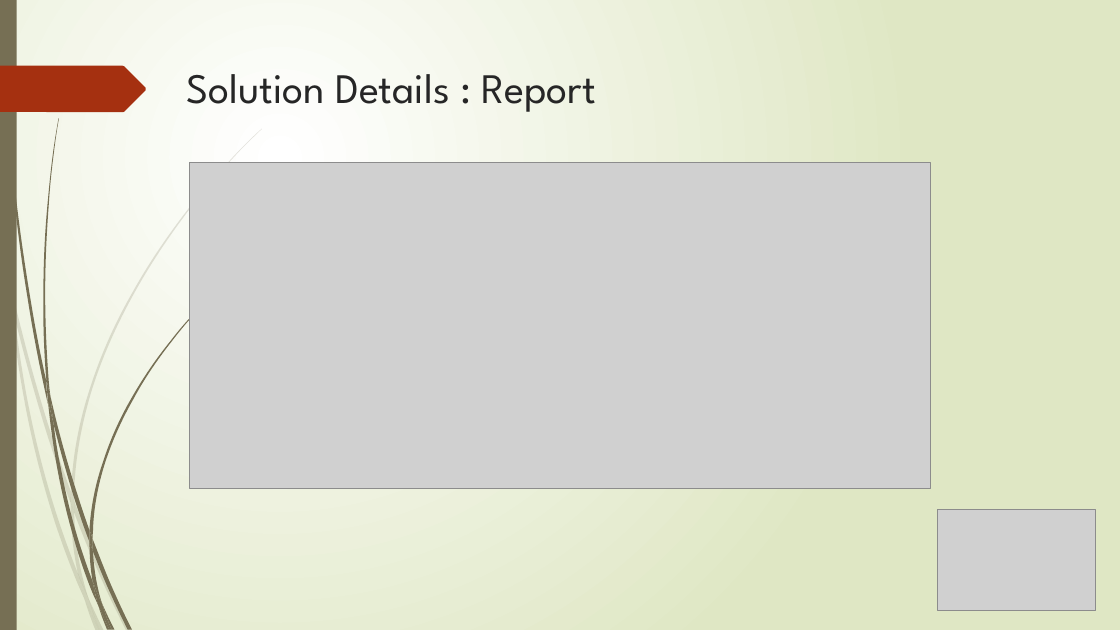
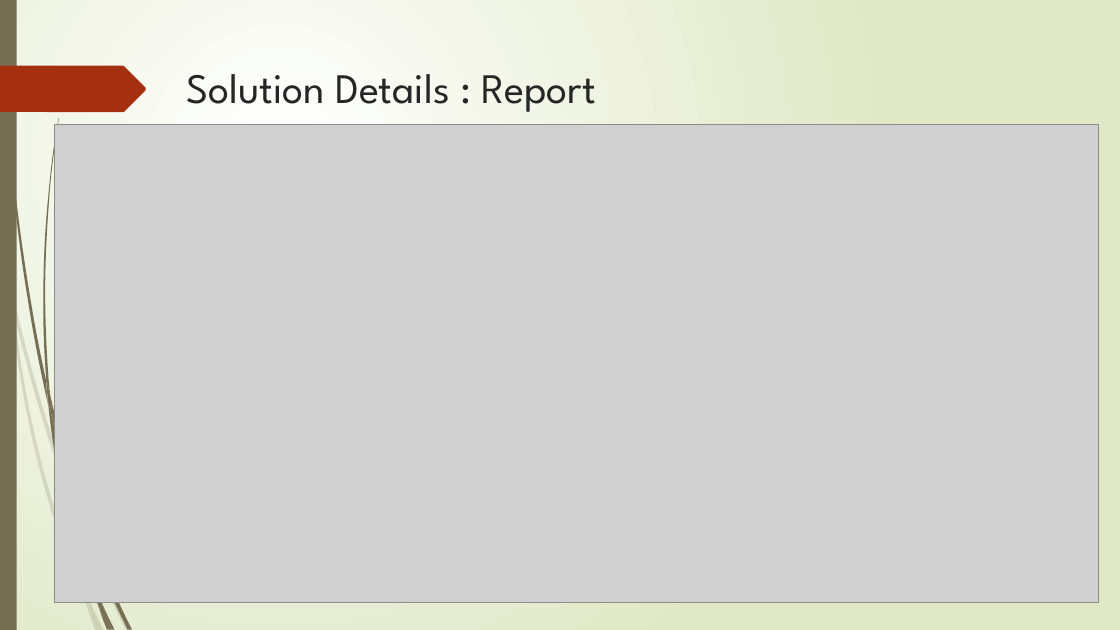
Before and after one commit to Kulamanipradhan0/knab_dwh_v2, a slide deck: slide 13 of KPradhan_Knab_DWH_Presentation.pptx (slide 12 before the commit). Drawn at 1120x630 pixels with LibreOffice and Linux fonts; fonts in the diff are those of the drawing; grey boxes stand for pictures. Boxes give left, top, right and bottom in pixels: in the first picture for what was removed or moved away, otherwise in the second. Text is boxed around its words. In the diff, an @@ line names an element or a change of style, - is before the commit and + after.

Commit message:
ppt changes

```diff
--- a/KPradhan_Knab_DWH_Presentation.pptx
+++ b/KPradhan_Knab_DWH_Presentation.pptx
@@ picture added at (55,124,1099,602) @@
@@ freeform shape removed at (71,129,262,501) @@
@@ picture removed at (190,163,930,489) @@
@@ freeform shape removed at (89,289,218,539) @@
@@ freeform shape removed at (71,503,88,597) @@
@@ freeform shape removed at (71,492,74,513) @@
@@ picture removed at (939,509,1096,611) @@
@@ freeform shape removed at (89,530,92,551) @@
```
Also in this commit, not shown: 5 other slides changed, 1 slide added, 1 other file.
